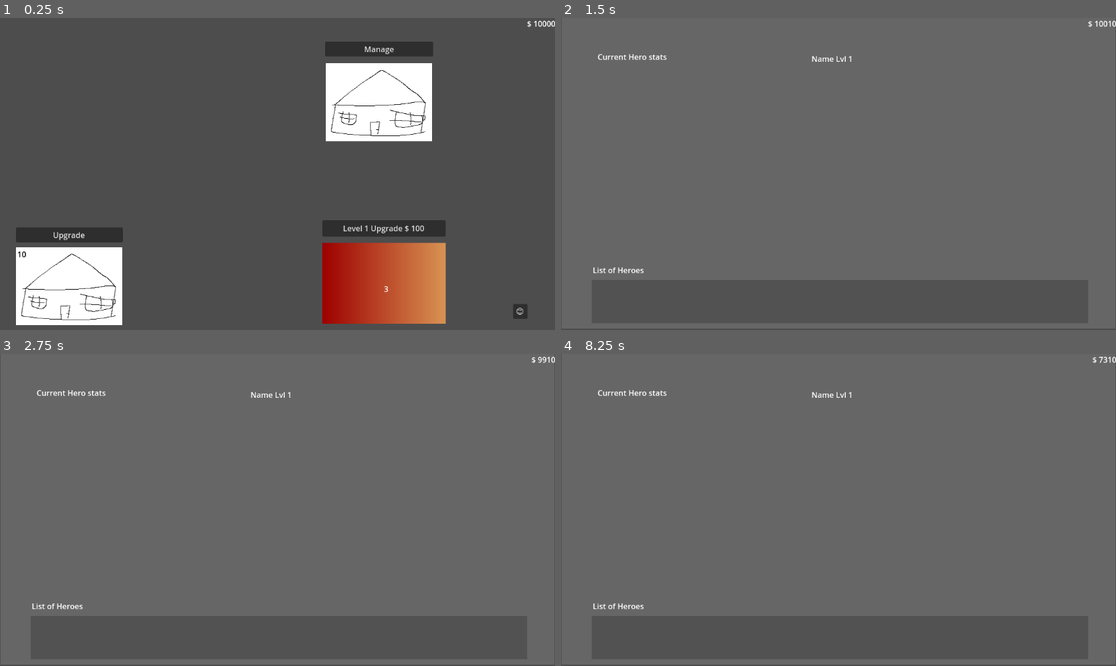
Above: before the commit, frames 1-4 (two rows, left to right).
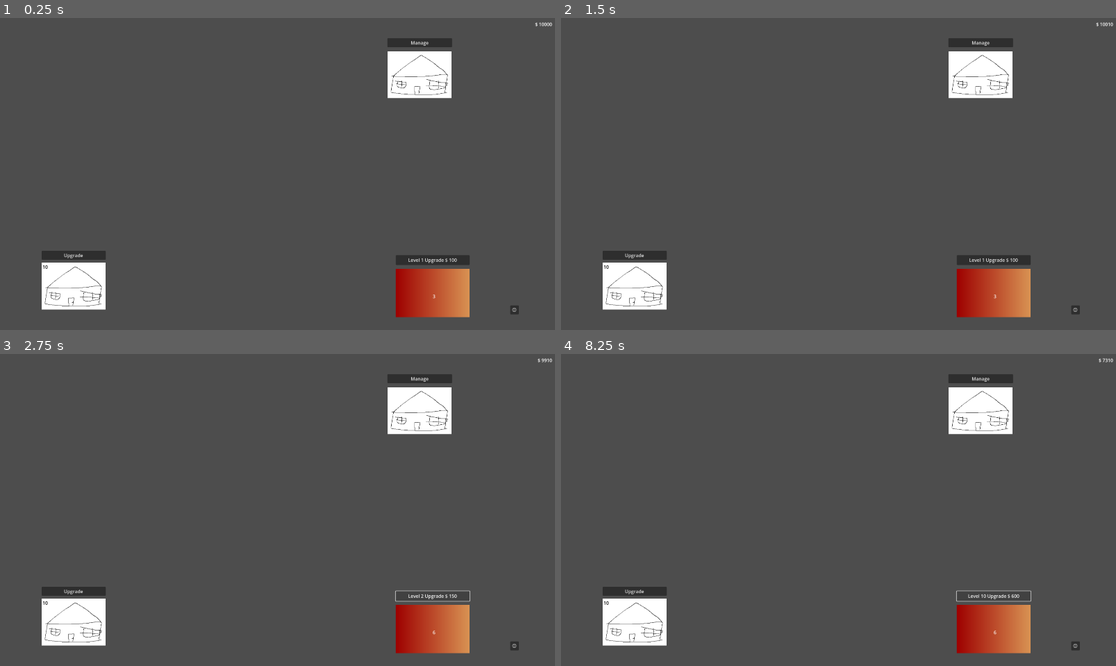
Above: after the commit, the same moments.

Repository: chaurunda/ClickerGodot
Game: Godot game, scene res://main.tscn
The game is run twice, just before and just after one commit, with the same random seed, the same clock (stepped at 60 frames per second) and the same inputs.
Inputs (mouse positions are in pixels of both pictures, inside the frame that each line leads up to):
- Up to frame 1 (0.25 s): no input
- Up to frame 2 (1.5 s): click "😊" at 0.5 s; click (1110, 30) at 1.25 s, where only the run after the commit has a clickable "X"
- Up to frame 3 (2.75 s): click "Level 1 Upgrade $ 100" at 2 s
- Up to frame 4 (8.25 s): click "Level 2 Upgrade $ 150" at 2.75 s; click "Level 3 Upgrade $ 200" at 3.5 s; click "Level 4 Upgrade $ 250" at 4.25 s; click "Level 5 Upgrade $ 300" at 5 s; click "Level 6 Upgrade $ 350" at 5.75 s; click "Level 7 Upgrade $ 400" at 6.5 s; click "Level 8 Upgrade $ 450" at 7.25 s; click "Level 9 Upgrade $ 500" at 8 s

The runs differ from the first frame. In frame 1, 18% of the frame differs, in the area x 2-100%, y 0-99%; in frame 2, 89%, in the area x 0-100%, y 0-100%; in frame 3, 89%; in frame 4, 89%.

Commit message:
refactor: Update HUD moneyLabel reference to use MarginContainer

Diff:
--- a/components/HUD/HUD.gd
+++ b/components/HUD/HUD.gd
@@ -2,7 +2,7 @@
 
 class_name HUD
 
-@onready var moneyLabel = $MoneyLabel
+@onready var moneyLabel = $MarginContainer/MoneyLabel
 
 func _process(_delta):
 	updateDisplay()
--- a/components/HUD/HUD.tscn
+++ b/components/HUD/HUD.tscn
@@ -5,13 +5,18 @@
 [node name="HUD" type="Node"]
 script = ExtResource("1_m4lqt")
 
-[node name="MoneyLabel" type="Label" parent="."]
-anchors_preset = 5
-anchor_left = 0.5
-anchor_right = 0.5
-offset_left = -576.5
-offset_right = 576.5
-offset_bottom = 164.0
+[node name="MarginContainer" type="MarginContainer" parent="."]
+anchors_preset = 10
+anchor_right = 1.0
+offset_bottom = 43.0
 grow_horizontal = 2
+theme_override_constants/margin_left = 10
+theme_override_constants/margin_top = 10
+theme_override_constants/margin_right = 10
+theme_override_constants/margin_bottom = 10
+
+[node name="MoneyLabel" type="Label" parent="MarginContainer"]
+layout_mode = 2
+size_flags_vertical = 0
 text = "$ 0"
 horizontal_alignment = 2
--- a/components/HeroButton/HeroButton.gd
+++ b/components/HeroButton/HeroButton.gd
@@ -1,4 +1,6 @@
 extends Button
+
+class_name HeroButton
 
 var currentHeroId: String
 
--- a/components/HeroButton/HeroButton.tscn
+++ b/components/HeroButton/HeroButton.tscn
@@ -3,6 +3,8 @@
 [ext_resource type="Script" path="res://components/HeroButton/HeroButton.gd" id="1_0pbdj"]
 
 [node name="HeroButton" type="Button"]
+offset_right = 8.0
+offset_bottom = 8.0
 script = ExtResource("1_0pbdj")
 
 [connection signal="pressed" from="." to="." method="_on_pressed"]
--- a/components/Heroes/Heroes.gd
+++ b/components/Heroes/Heroes.gd
@@ -7,19 +7,22 @@
 
 @onready var heroes = HeroManager.getListOfHeroes()
 
+var margin = 10
+
 func _on_display_heroes_button_pressed():
 	self.visible = true
-	var i = 0
+	var i = 1
 
 	for hero in GameState.obtainedHeroes:
 		var node2d = Node2D.new()
 		var heroButton = preload("res://components/HeroButton/HeroButton.tscn").instantiate()
 		heroButton.currentHeroId = hero.uuid
 		heroButton.text = hero.heroName
-		heroButton.position = Vector2(node2d.position.x + (heroButton.position.x + heroButton.get_size().x * i ), node2d.position.y + (heroButton.position.y + heroButton.get_size().y * i ))
+		var newPosition = Vector2( margin +((node2d.position.x + heroButton.get_size().x )* i ), margin +(node2d.position.y + heroButton.get_size().y + margin ))
+		heroButton.position = newPosition
 		node2d.add_child(heroButton)
 		i += 1
-		add_child(node2d)
+		listOfHeroZone.add_child(node2d)
 
 
 func _ready():
@@ -48,3 +51,10 @@
 
 func updateHeroStatsLabel(currentHero: Hero):
 	currentHeroStatsLabel.text = "Health: %s\nAttack: %s\nArmor: %s" % [currentHero.currentStats.health, currentHero.currentStats.attack, currentHero.currentStats.armor]
+
+
+func _on_close_button_pressed():
+	self.visible = false
+	for child in listOfHeroZone.get_children():
+		if child is HeroButton:
+			child.queue_free()
--- a/components/Heroes/Heroes.tscn
+++ b/components/Heroes/Heroes.tscn
@@ -18,8 +18,8 @@
 script = ExtResource("1_n2tcv")
 
 [node name="Sprite2D" type="Sprite2D" parent="."]
-position = Vector2(576, 322)
-scale = Vector2(17.9688, 10.0938)
+position = Vector2(960.499, 542.499)
+scale = Vector2(29.9844, 16.9844)
 texture = SubResource("GradientTexture2D_odenv")
 metadata/_edit_lock_ = true
 
@@ -39,12 +39,9 @@
 text = "Current Hero stats"
 
 [node name="NameLabel" type="Label" parent="."]
-anchors_preset = 5
-anchor_left = 0.5
-anchor_right = 0.5
 offset_left = 520.0
 offset_top = 73.0
-offset_right = 607.0
+offset_right = 606.0
 offset_bottom = 96.0
 grow_horizontal = 2
 text = "Name Lvl 1
@@ -56,6 +53,16 @@
 metadata/_edit_group_ = true
 
 [node name="Sprite2D" type="Sprite2D" parent="ListOfHeroZone"]
+visible = false
 position = Vector2(251.834, 22.4939)
 scale = Vector2(7.86553, 0.691015)
 texture = SubResource("GradientTexture2D_t8mri")
+
+[node name="CloseButton" type="Button" parent="."]
+offset_left = 1883.0
+offset_top = 27.0
+offset_right = 1901.0
+offset_bottom = 58.0
+text = "X"
+
+[connection signal="pressed" from="CloseButton" to="." method="_on_close_button_pressed"]
--- a/main.tscn
+++ b/main.tscn
@@ -12,19 +12,19 @@
 unique_name_in_owner = true
 
 [node name="Farm" parent="." instance=ExtResource("2_gidqr")]
-position = Vector2(797, 551)
+position = Vector2(1497, 952)
 
 [node name="Inn" parent="." instance=ExtResource("3_to1qg")]
-position = Vector2(144, 557)
+position = Vector2(255, 928)
 
 [node name="Tavern" parent="." instance=ExtResource("4_dcpi4")]
-position = Vector2(787, 175)
+position = Vector2(1452, 196)
 
 [node name="DisplayHeroesButton" type="Button" parent="."]
-offset_left = 1065.0
-offset_top = 594.0
-offset_right = 1095.0
-offset_bottom = 625.0
+offset_left = 1765.0
+offset_top = 995.0
+offset_right = 1795.0
+offset_bottom = 1026.0
 text = "😊"
 
 [node name="Heroes" parent="." instance=ExtResource("5_8ge2w")]
--- a/project.godot
+++ b/project.godot
@@ -21,6 +21,11 @@
 GameState="*res://scripts/autoloads/GameState.gd"
 HeroManager="*res://scripts/manager/HeroManager.gd"
 
+[display]
+
+window/size/viewport_width=1920
+window/size/viewport_height=1080
+
 [file_customization]
 
 folder_colors={
